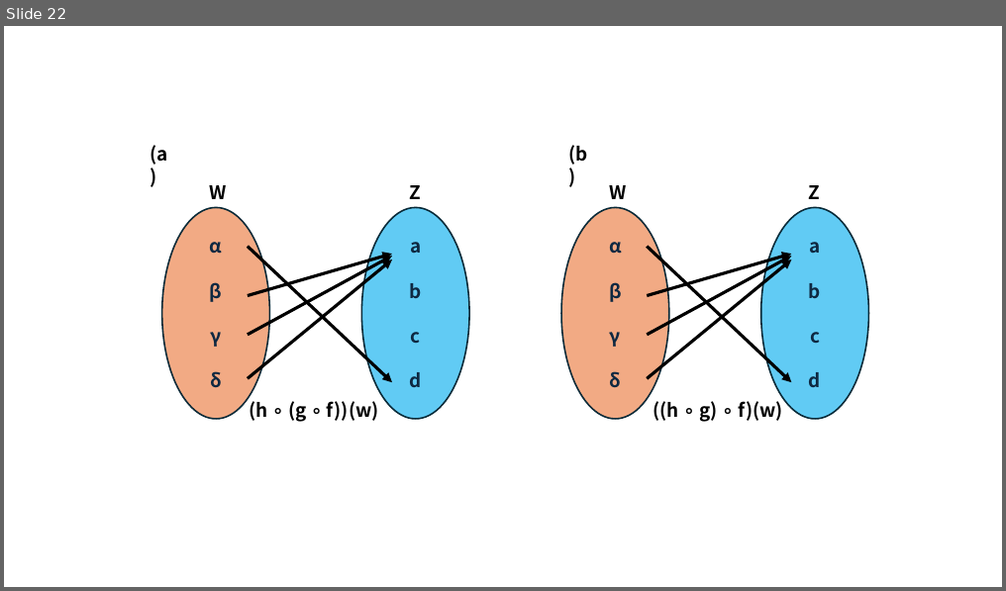
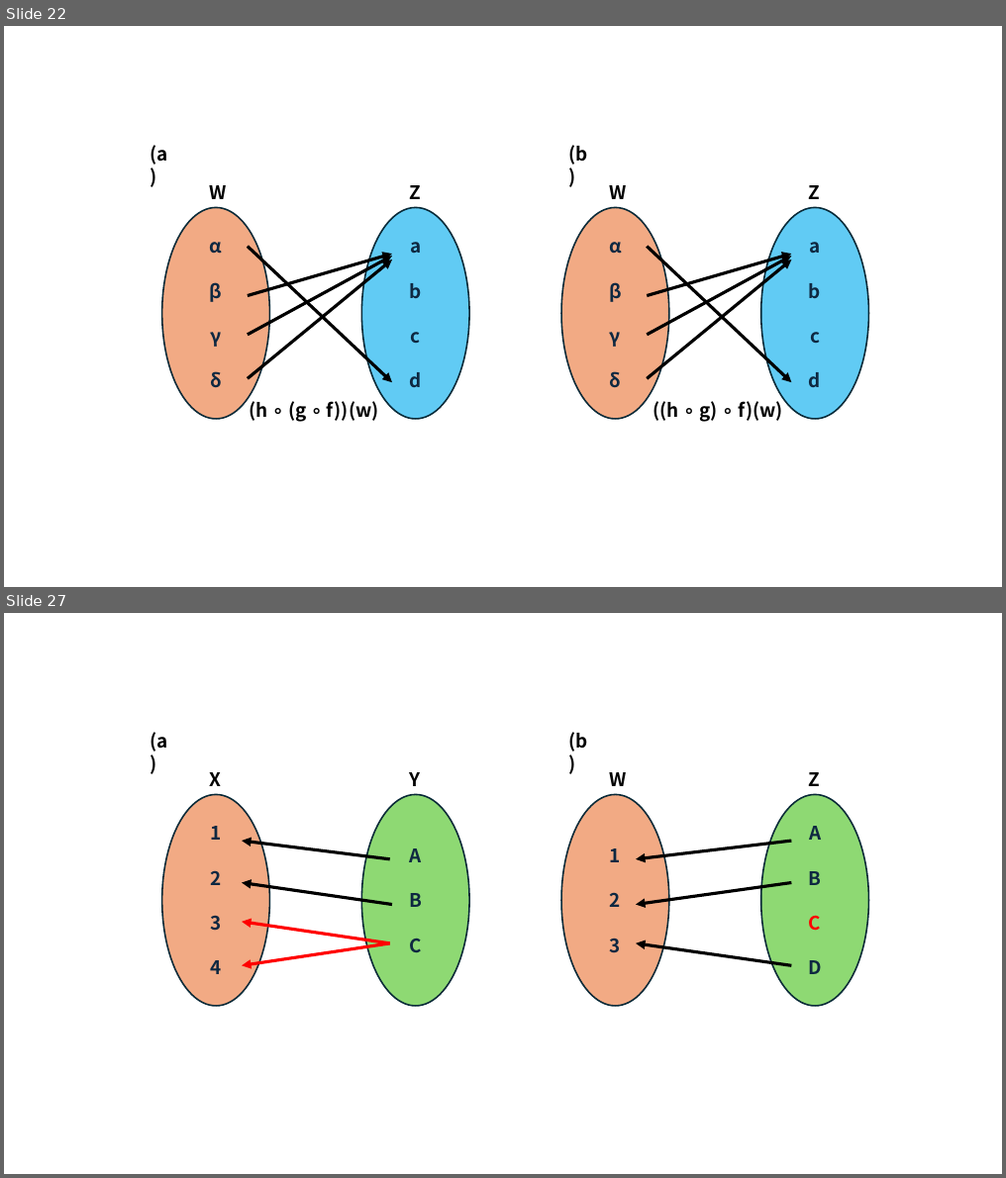
Before and after one commit to corn1200/GameMath-example, a slide deck: img/그림.pptx. Shown one above the other, each under a label of ours: slide 22 before the commit, slides 22 and 27 after it; the slides between them are not shown. The pictures are 1006x591 and 1006x1178 pixels, drawn with LibreOffice and Linux fonts; fonts in the diff are those of the drawing. Boxes give left, top, right and bottom in pixels: in the first picture for what was removed or moved away, otherwise in the second. Text is boxed around its words. In the diff, an @@ line names an element or a change of style, - is before the commit and + after.

```diff
--- a/img/그림.pptx
+++ b/img/그림.pptx
@@ slide 27 added at bbox=[4, 613, 1002, 1174], background #FFFFFF @@
@@ text added at bbox=[150, 732, 167, 752], 18 pt, text #000000, bold @@
+(a)
@@ text added at bbox=[569, 732, 588, 752], 18 pt, text #000000, bold @@
+(b)
@@ text added at bbox=[210, 772, 222, 786], 18 pt, text #000000, bold @@
+X
@@ text added at bbox=[409, 772, 420, 786], 18 pt, text #000000, bold @@
+Y
@@ text added at bbox=[609, 772, 626, 786], 18 pt, text #000000, bold @@
+W
@@ text added at bbox=[809, 772, 821, 786], 18 pt, text #000000, bold @@
+Z
@@ ellipse added at bbox=[162, 795, 269, 1006], fill #F2AA84, outline #092A39 1.5 pt, 18 pt, text #0E2841, bold @@
+1
+2
+3
+4
@@ ellipse added at bbox=[361, 795, 469, 1006], fill #8ED973, outline #092A39 1.5 pt, 18 pt, text #0E2841, bold @@
+A
+B
+C
@@ ellipse added at bbox=[561, 795, 669, 1006], fill #F2AA84, outline #092A39 1.5 pt, 18 pt, text #0E2841, bold @@
+1
+2
+3
@@ ellipse added at bbox=[761, 795, 869, 1006], fill #8ED973, outline #092A39 1.5 pt, 18 pt, text #0E2841, bold @@
+A
+B
+C
+D
@@ arrow added from (390, 860) to (242, 841), #000000 3 pt @@
@@ arrow added from (792, 841) to (636, 860), #000000 3 pt @@
@@ arrow added from (392, 905) to (242, 882), #000000 3 pt @@
@@ arrow added from (792, 882) to (636, 905), #000000 3 pt @@
@@ arrow added from (390, 944) to (242, 922), #FF0000 3 pt @@
@@ arrow added from (390, 944) to (242, 965), #FF0000 3 pt @@
@@ arrow added from (792, 965) to (636, 944), #000000 3 pt @@
```
Also in this commit, not shown: 8 other slides added, 34 other files.
